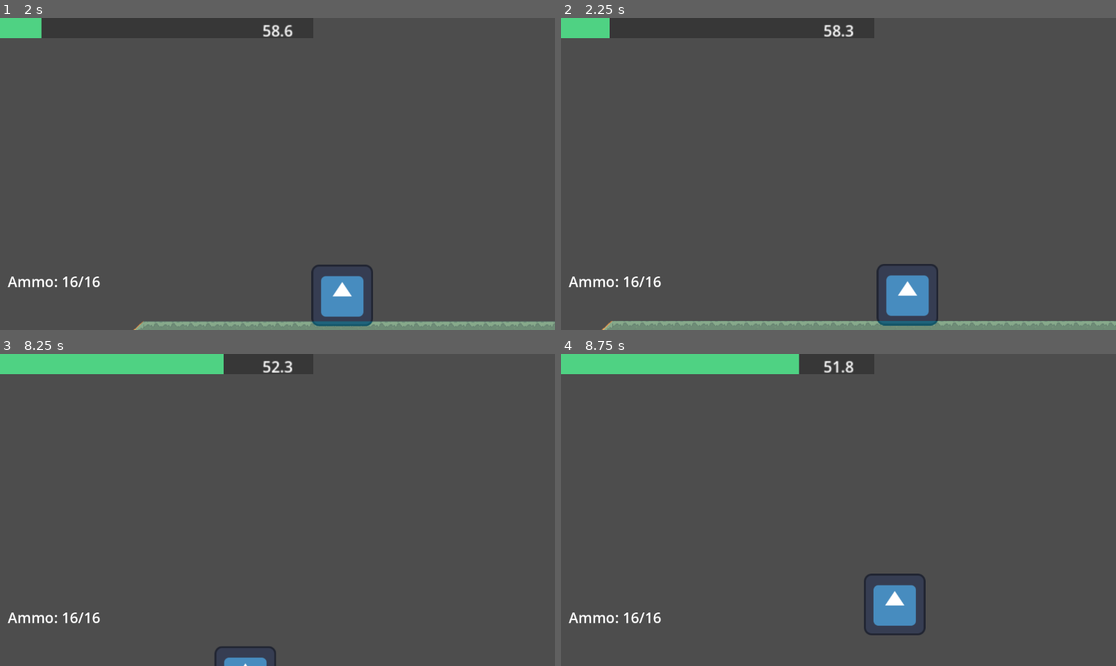
Above: before the commit, frames 1-4 (two rows, left to right).
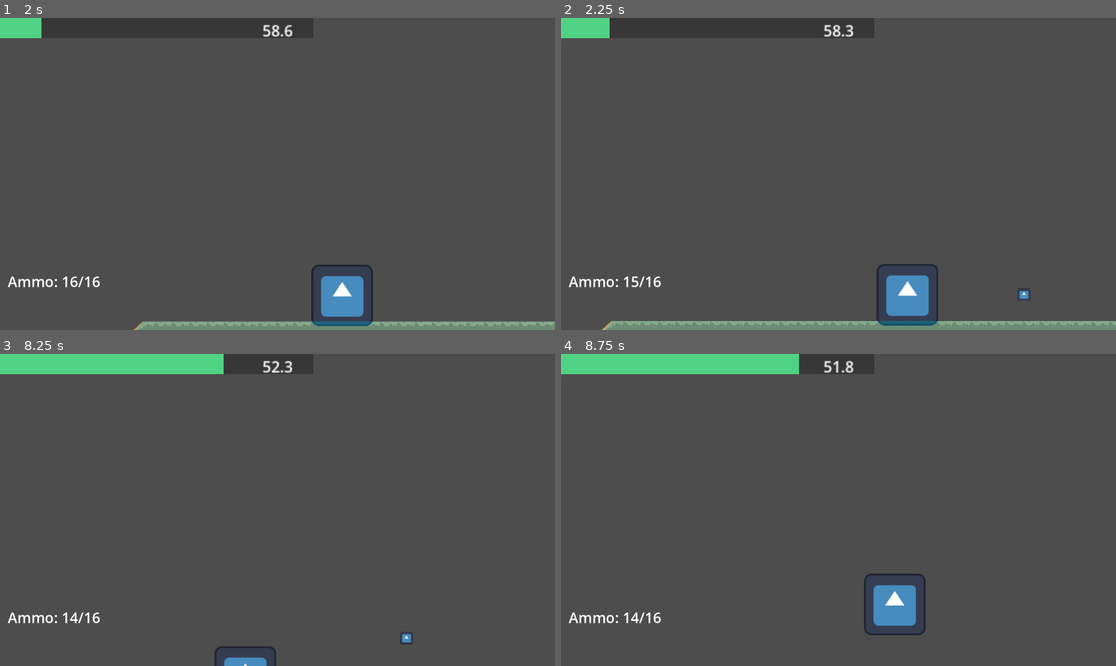
Above: after the commit, the same moments.

Repository: dzfrias/gladiator
Game: Godot game, scene res://scenes/test_scene.tscn
The game is run twice, just before and just after one commit, with the same random seed, the same clock (stepped at 60 frames per second) and the same inputs. The engine's default icon, where the game draws it, is replaced by a stand-in: a white triangle on a blue panel in a dark square.
Inputs (mouse positions are in pixels of both pictures, inside the frame that each line leads up to):
- Up to frame 1 (2 s): click "Enter Mission" at 0.5 s; move the mouse to (399, 158) at 1.27 s; hold D (right) from 1.28 s (still down); hold S (crouch) from 1.28 s (still down); tap Space (jump) at 1.52, 1.82 s
- Up to frame 2 (2.25 s): keep holding D (right); move the mouse to (727, 189) at 2.02 s; release S (crouch) at 2.03 s; click (727, 189) at 2.1 s
- Up to frame 3 (8.25 s): tap Space (jump) at 2.27, 2.57, 3.77, 4.07, 4.52, 4.82, 5.27, 5.57, 6.77, 7.07, 7.52, 7.82 s; move the mouse to (333, 441) at 2.77 s; release D (right) at 2.78 s; hold A (left) 2.78-3.53 s; hold E (roll) 2.78-3.53 s; move the mouse to (249, 572) at 3.52 s; hold D (right) 3.53-5.03 s; tap Q (toggle_weapon) at 3.6, 6.6 s; move the mouse to (444, 556) at 4.27 s; hold S (crouch) 4.28-5.03 s; move the mouse to (111, 463) at 5.02 s; hold A (left) 5.03-5.78 s; click (111, 463) at 5.1 s; move the mouse to (305, 510) at 5.77 s; hold D (right) 5.78-6.53 s; hold E (roll) 5.78-6.53 s; move the mouse to (194, 432) at 6.52 s; hold A (left) 6.53-8.03 s; move the mouse to (399, 494) at 7.27 s; hold S (crouch) 7.28-8.03 s; move the mouse to (166, 525) at 8.02 s; hold D (right) from 8.03 s (still down); click (166, 525) at 8.1 s
- Up to frame 4 (8.75 s): keep holding D (right); tap Space (jump) at 8.27, 8.57 s

Frame 1 is identical in both runs. In frame 2, less than 0.1% of the frame differs, in the area x 12-85%, y 82-91%; in frame 3, less than 0.1%, in the area x 12-75%, y 82-94%; in frame 4, less than 0.1%.
Error before the commit: Invalid call. Nonexistent function '_set_direction' in base 'Nil'. (res://scripts/player/weapon.gd:34)
Error after the commit: Invalid assignment of property or key 'position' with value of type 'Vector2' on a base object of type 'Nil'. (res://scripts/player/player.gd:67)

Commit message:
Fix projectile script dependency

Diff:
--- a/scenes/projectile.tscn
+++ b/scenes/projectile.tscn
@@ -1,6 +1,6 @@
 [gd_scene load_steps=4 format=3 uid="uid://dcp3huoajqaue"]
 
-[ext_resource type="Script" path="res://projectile.gd" id="1_ppors"]
+[ext_resource type="Script" path="res://scripts/projectile.gd" id="1_ppors"]
 [ext_resource type="Texture2D" uid="uid://dccns2r7l5dx3" path="res://assets/icon.svg" id="2_gw7xd"]
 
 [sub_resource type="RectangleShape2D" id="RectangleShape2D_il7q4"]
